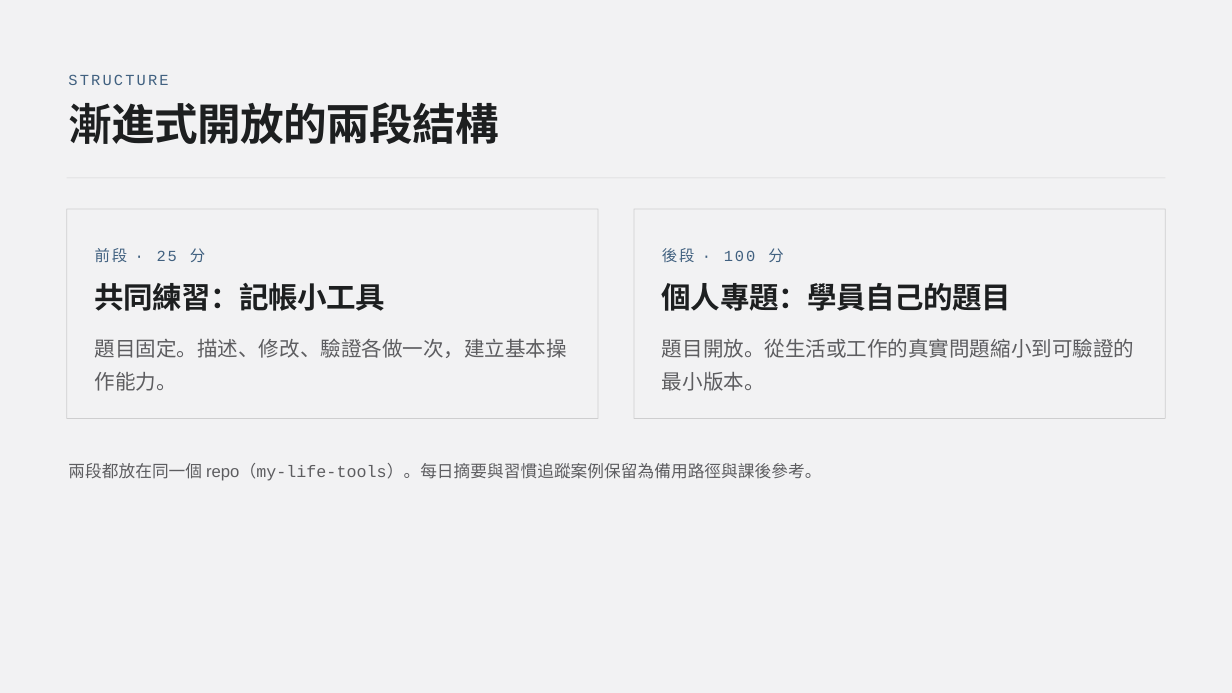
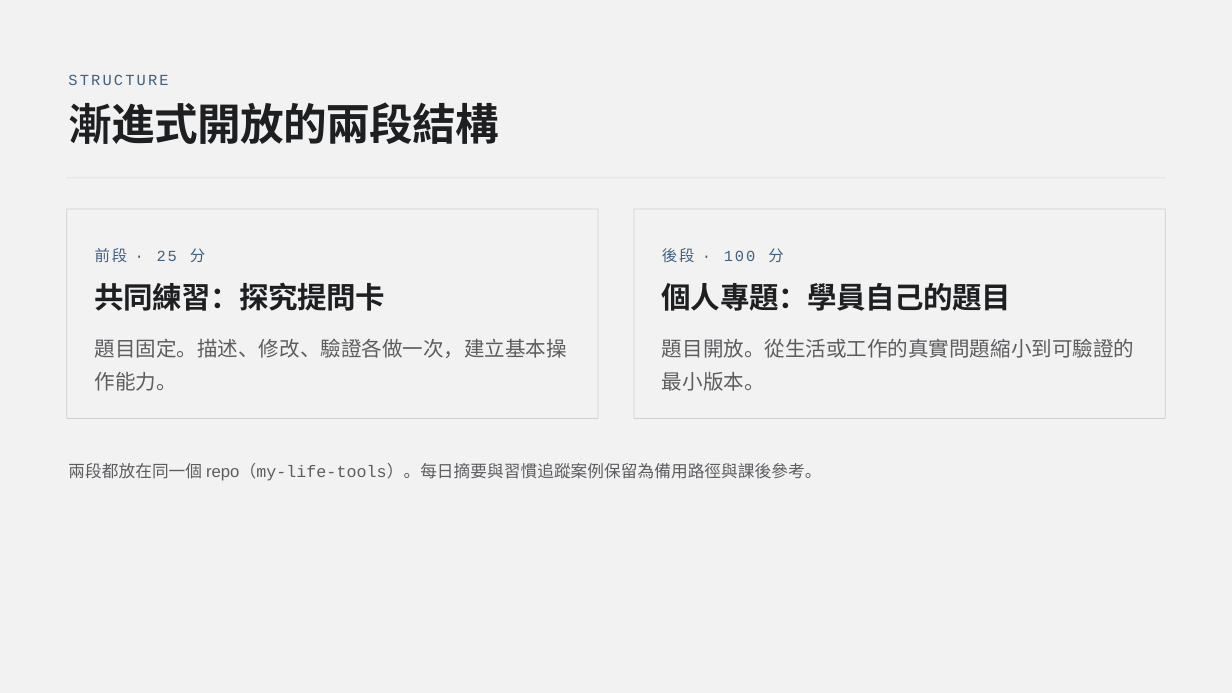
Before and after one commit to htchen/LLM2Life, a slide deck: slide 11 of instructor/LLM2Life_slide_deck.pptx. Drawn at 1232x693 pixels with LibreOffice and Linux fonts; fonts in the diff are those of the drawing. Boxes give left, top, right and bottom in pixels: in the first picture for what was removed or moved away, otherwise in the second. Text is boxed around its words. In the diff, an @@ line names an element or a change of style, - is before the commit and + after.

```diff
--- a/instructor/LLM2Life_slide_deck.pptx
+++ b/instructor/LLM2Life_slide_deck.pptx
@@ text at (x1=95, y1=282, x2=386, y2=311): text changed @@
-共同練習：記帳小工具
+共同練習：探究提問卡
```
Also in this commit, not shown: 1 other slide changed, 18 other files.
